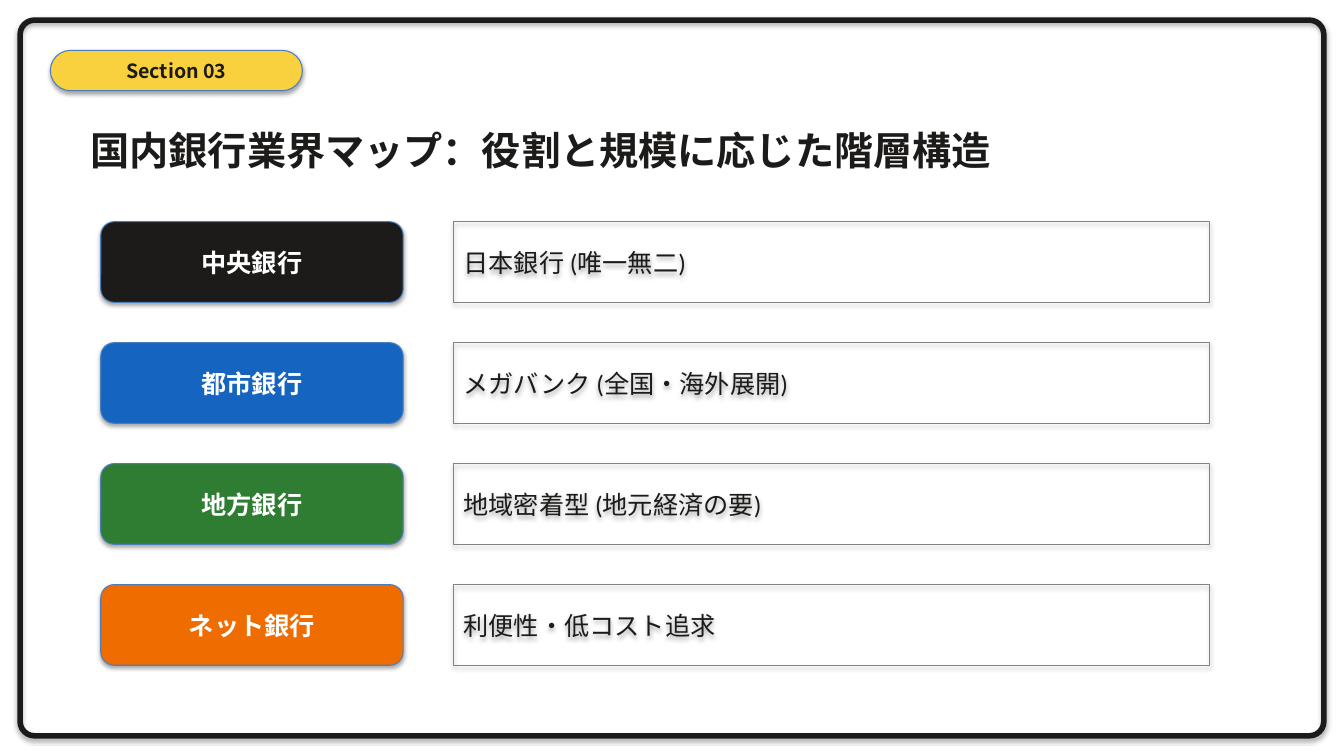
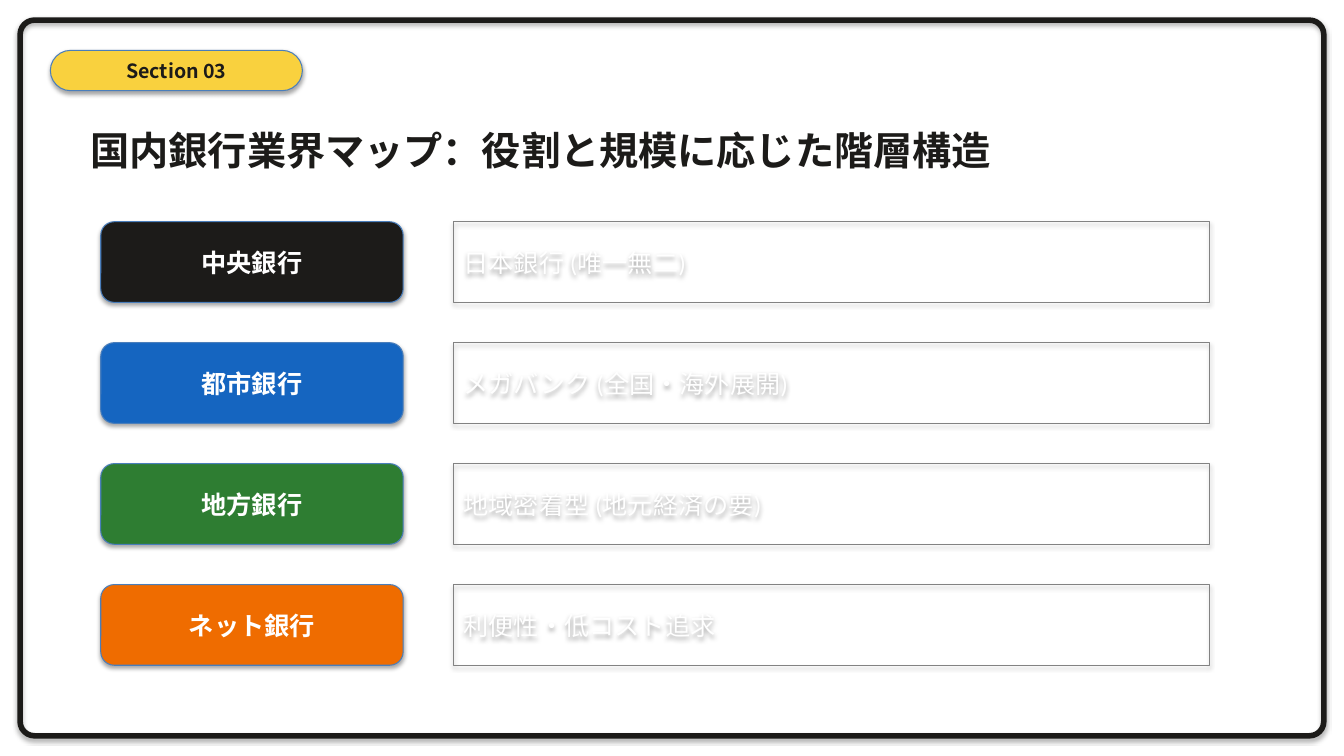
Before and after one commit to xilicrysta/bank-pptx, a slide deck: slide 15 of design-strategy/bank_strategy_presentation.pptx. Drawn at 1344x756 pixels with LibreOffice and Linux fonts; fonts in the diff are those of the drawing. Boxes give left, top, right and bottom in pixels: in the first picture for what was removed or moved away, otherwise in the second. Text is boxed around its words. In the diff, an @@ line names an element or a change of style, - is before the commit and + after.

```diff
--- a/design-strategy/bank_strategy_presentation.pptx
+++ b/design-strategy/bank_strategy_presentation.pptx
@@ text colour #1C1B19 to #FFFFFF in 4 elements at (x1=454, y1=222, x2=1210, y2=302), (x1=454, y1=343, x2=1210, y2=423), (x1=454, y1=464, x2=1210, y2=544), (x1=454, y1=585, x2=1210, y2=665) @@
```
Also in this commit, not shown: 4 other slides changed, 1 other file.
